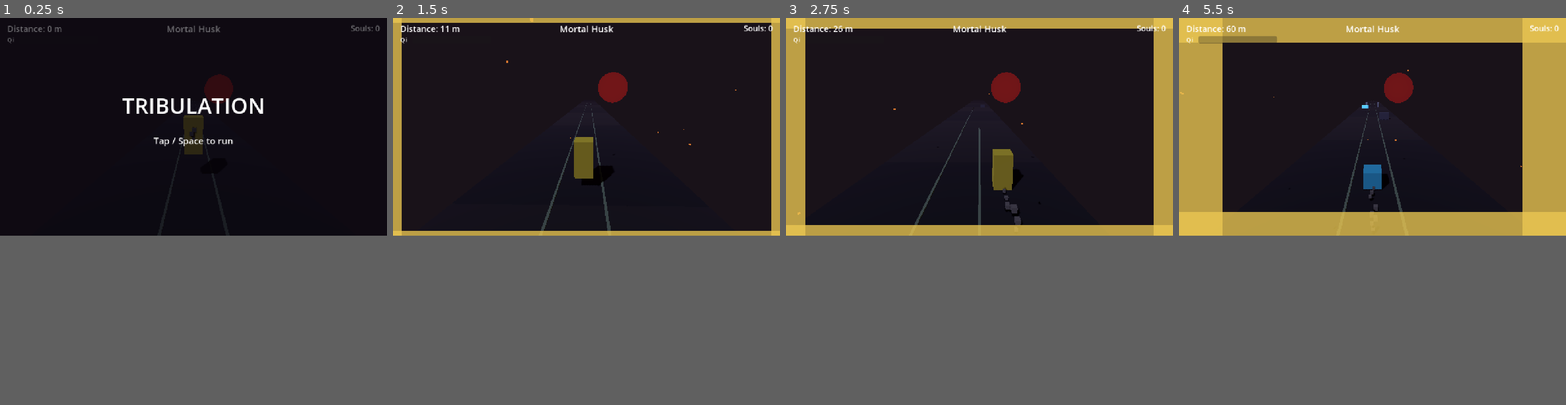
Above: before the commit, frames 1-4 (left to right).
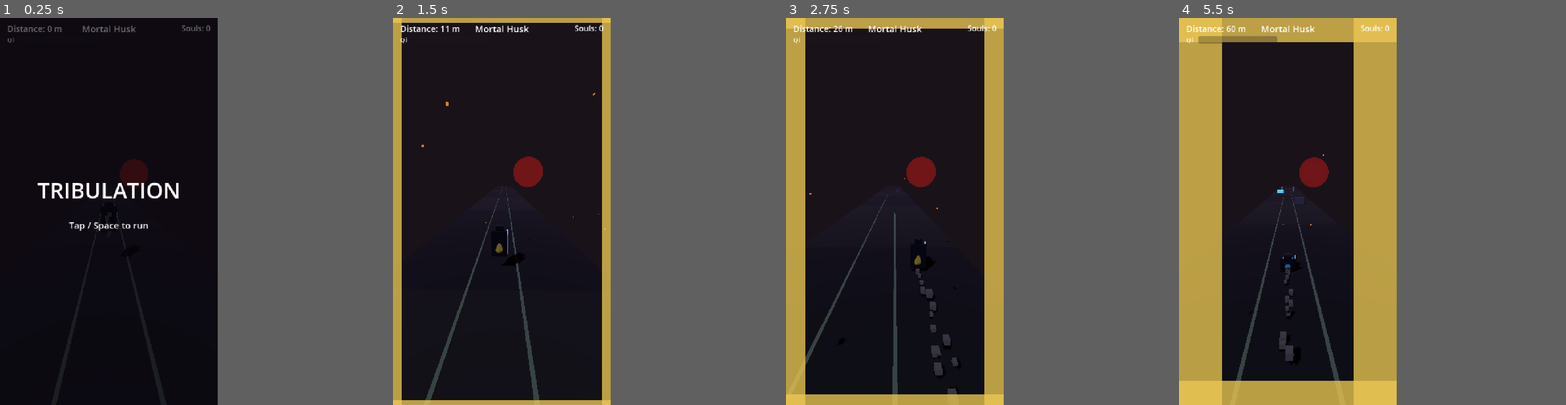
Above: after the commit, the same moments.

Repository: DanielEleojo/tribulation
Game: Godot game, scene res://scenes/game.tscn
The game is run twice, just before and just after one commit, with the same random seed, the same clock (stepped at 60 frames per second) and the same inputs.
Inputs (mouse positions are in pixels of both pictures, inside the frame that each line leads up to):
- Up to frame 1 (0.25 s): no input
- Up to frame 2 (1.5 s): tap Enter (restart) at 0.5 s; move the mouse to (671, 114) at 0.52 s; hold Right (move_right) 0.53-1.28 s; tap Down (slide) at 0.6 s; click (671, 114) at 0.67 s; tap Space (jump) at 0.77 s; move the mouse to (509, 137) at 1.27 s; hold Left (move_left) from 1.28 s (still down); tap F (slash) at 1.35 s
- Up to frame 3 (2.75 s): tap Space (jump) at 1.52 s; tap Down (slide) at 1.55, 2.1 s; move the mouse to (1018, 79) at 2.02 s; release Left (move_left) at 2.03 s; hold Right (move_right) from 2.03 s (still down)
- Up to frame 4 (5.5 s): move the mouse to (1353, 168) at 2.77 s; tap Down (slide) at 2.85, 3.8, 4.35, 5.1 s; click (1353, 168) at 2.92 s; tap Space (jump) at 3.02, 3.77, 4.52 s; move the mouse to (1488, 161) at 3.52 s; release Right (move_right) at 3.53 s; hold Left (move_left) from 3.53 s (still down); tap F (slash) at 3.6 s; move the mouse to (1256, 95) at 4.27 s; move the mouse to (1391, 126) at 5.02 s; click (1391, 126) at 5.17 s
In our replay, the window is 800x450 before the commit and 450x800 after it. These sizes can differ from the game's own. Grey fills any space a smaller window leaves; there, only what the larger window draws over its background counts as a difference.

The runs differ from the first frame. In frame 1, 3.2% of the frame differs, in the area x 2-99%, y 1-55%; in frame 2, 9.6%; in frame 3, 17%; in frame 4, 34%, in the area x 0-100%, y 0-100%.

Commit message:
Phase 3.6e: mobile portrait + dark caped-swordsman placeholder

Diff:
--- a/project.godot
+++ b/project.godot
@@ -17,10 +17,13 @@
 
 [display]
 
-window/size/viewport_width=1280
-window/size/viewport_height=720
+window/size/viewport_width=720
+window/size/viewport_height=1280
+window/size/window_width_override=405
+window/size/window_height_override=720
 window/stretch/mode="canvas_items"
 window/stretch/aspect="expand"
+window/handheld/orientation=1
 
 [input]
 
--- a/scripts/camera_follow.gd
+++ b/scripts/camera_follow.gd
@@ -20,6 +20,7 @@
 func _ready() -> void:
 	make_current()
 	add_to_group("camera")
+	keep_aspect = KEEP_WIDTH   # portrait: preserve horizontal FOV so all 3 lanes stay visible
 	player = get_tree().get_first_node_in_group("player")
 
 ## Add screen-shake energy (0..1). Squared on apply for a punchy falloff.
--- a/scripts/player.gd
+++ b/scripts/player.gd
@@ -59,11 +59,10 @@
 const SPRINT_DECAY: float = 4.0
 const SPRINT_CAP: float = 8.0
 
-var _mesh: MeshInstance3D
-var _box: BoxMesh
+var _figure: Node3D            # holds the visual demon parts (swap for a real GLB later)
 var _col: CollisionShape3D
 var _shape: BoxShape3D
-var _mat: StandardMaterial3D
+var _mat: StandardMaterial3D   # torso material — tinted per realm
 var _dust: CPUParticles3D
 
 func _ready() -> void:
@@ -80,23 +79,72 @@
 		swipe.tapped.connect(try_slash)
 
 func _build_body() -> void:
-	# Visual + collision boxes, offset up by half-height so the origin is at the FEET.
-	_mat = StandardMaterial3D.new()
-	_mat.albedo_color = STAND_COLOR
-
-	_mesh = MeshInstance3D.new()
-	_box = BoxMesh.new()
-	_mesh.mesh = _box
-	_mesh.material_override = _mat
-	add_child(_mesh)
-
+	# Collision box (gameplay) — origin at the FEET; resized on slide.
 	_col = CollisionShape3D.new()
 	_shape = BoxShape3D.new()
 	_col.shape = _shape
 	add_child(_col)
 
+	# Visual: a dark caped swordsman built from primitives (placeholder demon).
+	# A real GLB can replace this _figure later with no other code changes.
+	_figure = Node3D.new()
+	add_child(_figure)
+	_mat = StandardMaterial3D.new()
+	_mat.albedo_color = _base_color
+
+	var torso := MeshInstance3D.new()
+	var tcap := CapsuleMesh.new()
+	tcap.radius = 0.34
+	tcap.height = 1.25
+	torso.mesh = tcap
+	torso.material_override = _mat
+	torso.position = Vector3(0.0, 0.95, 0.0)
+	_figure.add_child(torso)
+
+	var head := MeshInstance3D.new()
+	var hs := SphereMesh.new()
+	hs.radius = 0.26
+	hs.height = 0.52
+	head.mesh = hs
+	head.material_override = _solid(Color(0.22, 0.20, 0.24))
+	head.position = Vector3(0.0, 1.72, 0.0)
+	_figure.add_child(head)
+
+	var hair := MeshInstance3D.new()       # long black hair / topknot down the back
+	var hb := BoxMesh.new()
+	hb.size = Vector3(0.40, 0.95, 0.18)
+	hair.mesh = hb
+	hair.material_override = _solid(Color(0.05, 0.04, 0.06))
+	hair.position = Vector3(0.0, 1.45, 0.20)
+	_figure.add_child(hair)
+
+	var cape := MeshInstance3D.new()
+	var cb := BoxMesh.new()
+	cb.size = Vector3(0.85, 1.5, 0.06)
+	cape.mesh = cb
+	cape.material_override = _solid(Color(0.07, 0.05, 0.09))
+	cape.position = Vector3(0.0, 1.0, 0.30)
+	cape.rotation_degrees = Vector3(8.0, 0.0, 0.0)
+	_figure.add_child(cape)
+
+	var sword := MeshInstance3D.new()
+	var sb := BoxMesh.new()
+	sb.size = Vector3(0.07, 1.4, 0.07)
+	sword.mesh = sb
+	var smat := _solid(Color(0.72, 0.74, 0.82))
+	smat.emission_enabled = true
+	smat.emission = Color(0.3, 0.4, 0.6)
+	sword.material_override = smat
+	sword.position = Vector3(0.42, 0.95, -0.12)
+	_figure.add_child(sword)
+
 	_set_height(STAND_HEIGHT, _base_color)
 	_build_dust()
+
+func _solid(c: Color) -> StandardMaterial3D:
+	var m := StandardMaterial3D.new()
+	m.albedo_color = c
+	return m
 
 ## Continuous footstep dust kicked up behind the runner (world-space trail).
 func _build_dust() -> void:
@@ -227,12 +275,12 @@
 	is_sliding = false
 	_set_height(STAND_HEIGHT, _base_color)
 
-## Resize visual + collision, keeping the feet at the body origin (y=0).
+## Resize collision + crouch the figure, keeping the feet at the body origin (y=0).
 func _set_height(h: float, col: Color) -> void:
-	_box.size = Vector3(BODY_WIDTH, h, BODY_WIDTH)
-	_mesh.position = Vector3(0.0, h * 0.5, 0.0)
 	_shape.size = Vector3(BODY_WIDTH, h, BODY_WIDTH)
 	_col.position = Vector3(0.0, h * 0.5, 0.0)
+	if _figure != null:
+		_figure.scale.y = h / STAND_HEIGHT   # squash down into a slide
 	_mat.albedo_color = col
 
 ## Slash: melee forward. Destroys enemies ahead within range in the current lane.
Not shown, changed: devlog.txt
